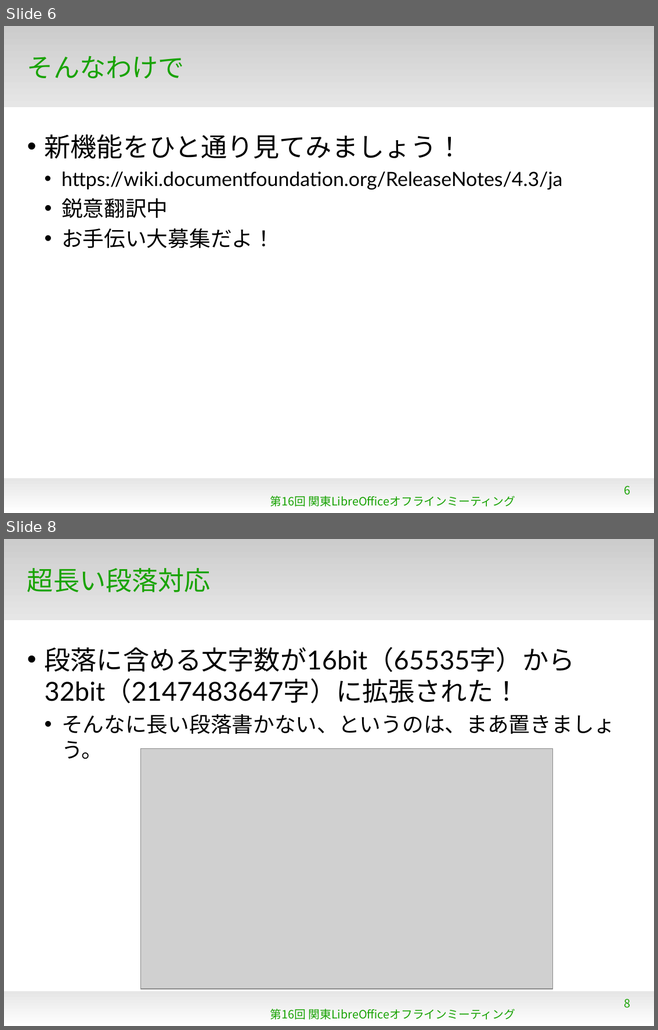
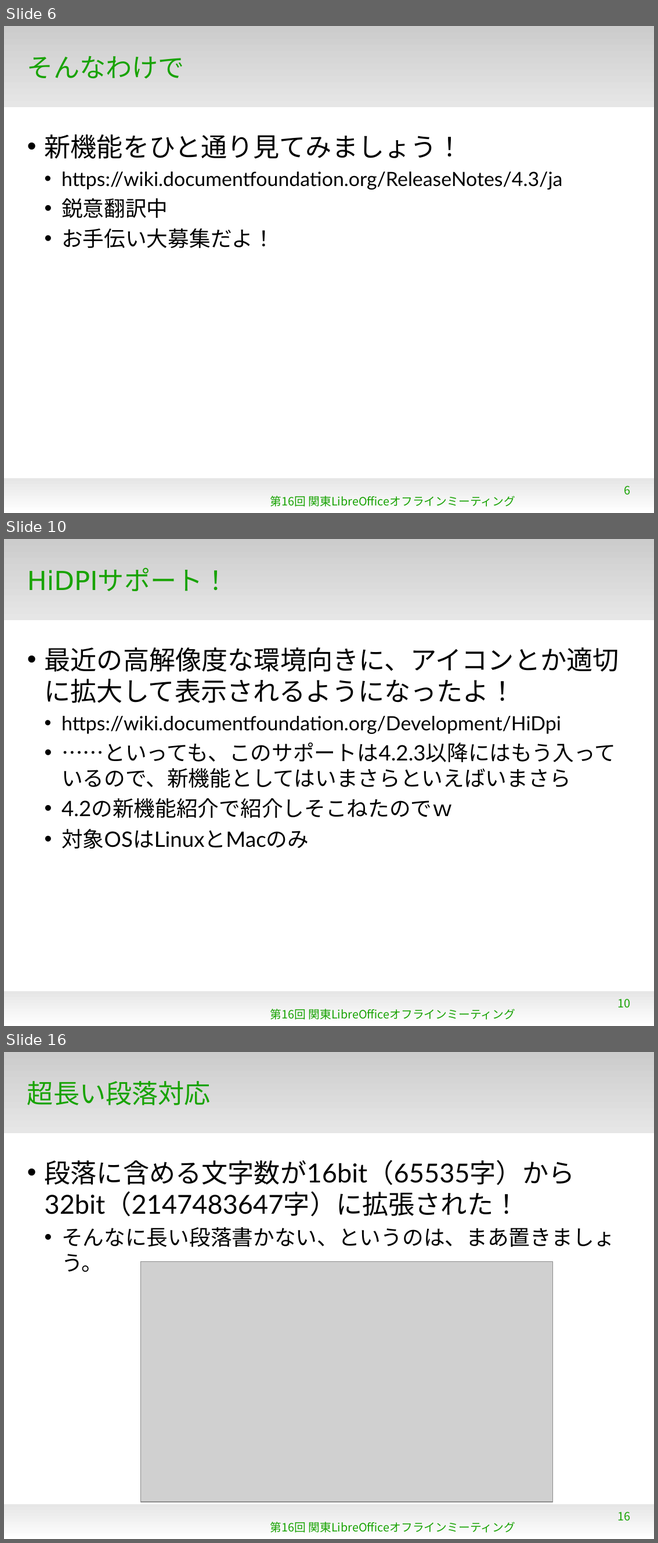
Before and after one commit to gitter-badger/KantoLibreOffice, a slide deck: Jul2014/WhatsNew4_3.odp. Shown one above the other, each under a label of ours: slides 6 and 8 before the commit, slides 6, 10 and 16 after it; the slides between them are not shown. The pictures are 658x1030 and 658x1543 pixels, drawn with LibreOffice and Linux fonts; fonts in the diff are those of the drawing; grey boxes stand for pictures; background and template pictures are left out. Boxes give left, top, right and bottom in pixels: in the first picture for what was removed or moved away, otherwise in the second. Text is boxed around its words. In the diff, an @@ line names an element or a change of style, - is before the commit and + after.

```diff
--- a/Jul2014/WhatsNew4_3.odp
+++ b/Jul2014/WhatsNew4_3.odp
@@ slide 10 added at (4,539,654,1026), background #FFFFFF; not listed: 2 template elements that a slide beside it also shows @@
@@ title added at (27,569,229,591), 32 pt, text #18A303 @@
+HiDPIサポート！
@@ text added at (45,647,619,849), 26 pt, text #000000 @@
+• 最近の高解像度な環境向きに、アイコンとか適切に拡大して表示されるようになったよ！
+  • https://wiki.documentfoundation.org/Development/HiDpi
+  • ……といっても、このサポートは4.2.3以降にはもう入っているので、新機能としてはいまさらといえばいまさら
+  • 4.2の新機能紹介で紹介しそこねたのでｗ
+  • 対象OSはLinuxとMacのみ
@@ page number added at (618,999,630,1008), 14 pt, text #18A303 @@
+10
@@ text added at (270,1009,515,1020), 14 pt, text #18A303 @@
+第16回 関東LibreOfficeオフラインミーティング
@@ what was slide 8 is now slide 16 @@
@@ page number at (618,1512,630,1521): text changed @@
-8
+16
```
Also in this commit, not shown: 8 slides changed, 17 other slides added, 2 slides removed.
